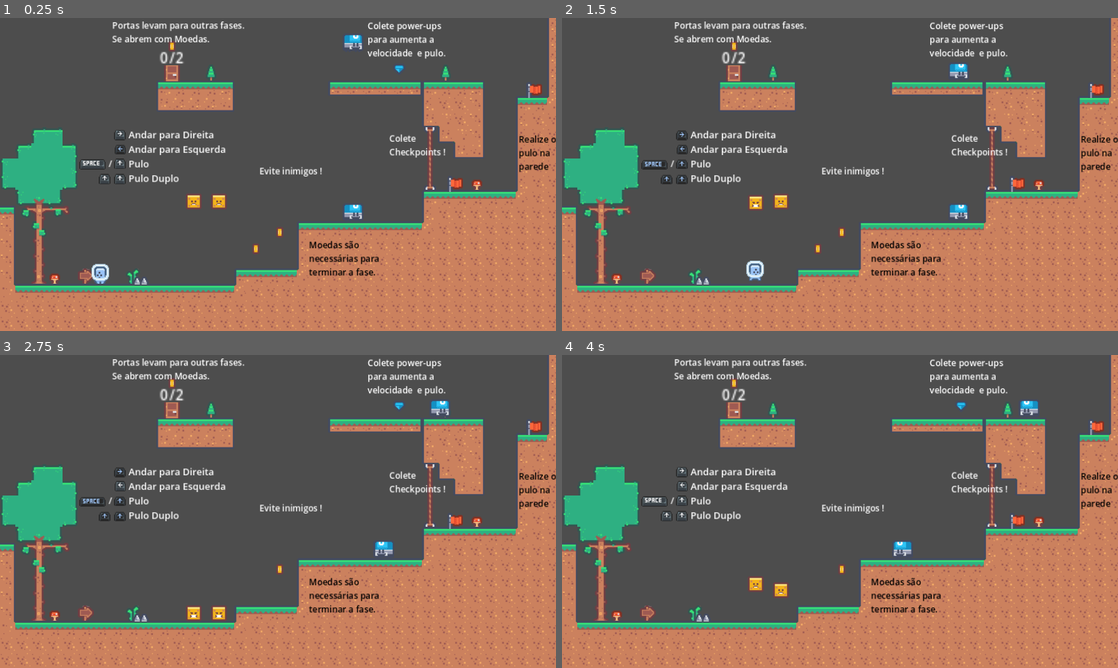
Above: before the commit, frames 1-4 (two rows, left to right).
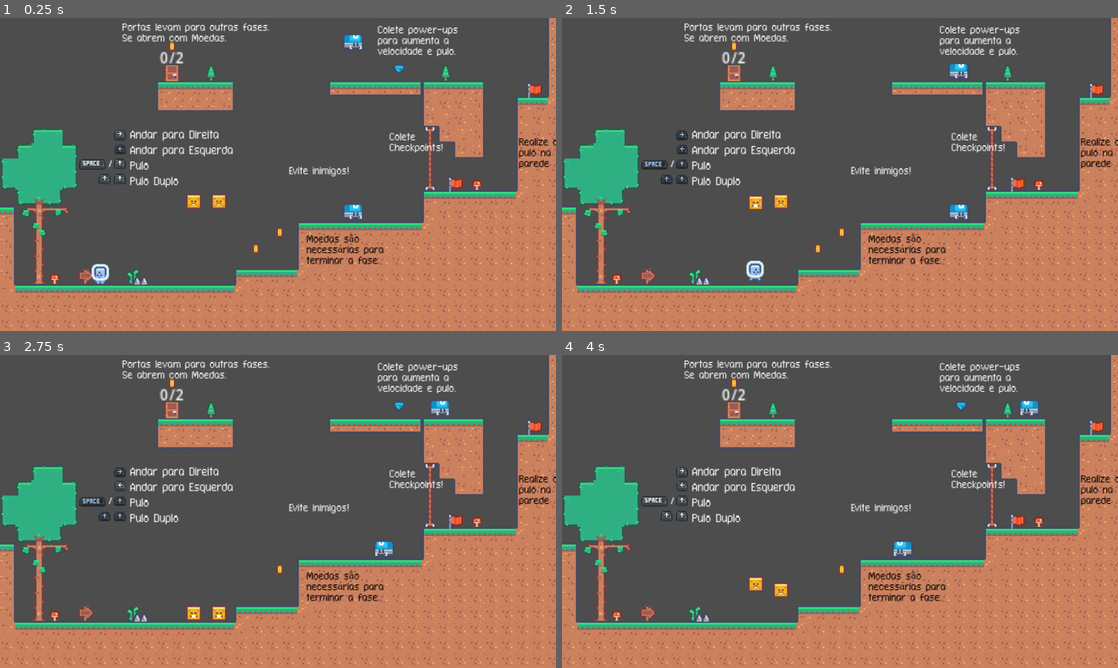
Above: after the commit, the same moments.

Repository: Ranpu123/JumpQuest
Game: Godot game, scene res://Wold0.tscn
The game is run twice, just before and just after one commit, with the same random seed, the same clock (stepped at 60 frames per second) and the same inputs.
Inputs:
- Up to frame 1 (0.25 s): no input
- Up to frame 2 (1.5 s): hold Right (move_right) from 0.53 s (still down); tap Up (move_jump) at 0.77 s
- Up to frame 3 (2.75 s): tap Up (move_jump) at 1.52 s; release Right (move_right) at 2.03 s; hold Left (move_left) from 2.03 s (still down)
- Up to frame 4 (4 s): release Left (move_left) at 2.78 s; hold Right (move_right) from 2.78 s (still down); tap Up (move_jump) at 3.02, 3.77 s

The runs differ from the first frame. In frame 1, 4.2% of the frame differs, in the area x 20-100%, y 1-83%; in frame 2, 4.2%; in frame 3, 4.2%; in frame 4, 4.2%.

Commit message:
Fonts add, and menu
fonts add, menu creation

Diff:
--- /dev/null
+++ b/Assets/Godot-Fontpack/fonts/architect-s-daughter/ArchitectsDaughter32.tres
@@ -0,0 +1,8 @@
+[gd_resource type="DynamicFont" load_steps=2 format=2]
+
+[ext_resource path="res://fonts/architect-s-daughter/ArchitectsDaughter.ttf" type="DynamicFontData" id=1]
+
+[resource]
+
+size = 32
+font_data = ExtResource( 1 )
--- /dev/null
+++ b/Assets/Godot-Fontpack/fonts/cmu-typewriter/Typewriter.tres
@@ -0,0 +1,8 @@
+[gd_resource type="DynamicFont" load_steps=2 format=2]
+
+[ext_resource path="res://fonts/cmu-typewriter/Typewriter/cmuntt.ttf" type="DynamicFontData" id=1]
+
+[resource]
+
+size = 32
+font_data = ExtResource( 1 )
--- /dev/null
+++ b/Assets/Godot-Fontpack/fonts/connection_ii/ConnectionII.tres
@@ -0,0 +1,8 @@
+[gd_resource type="DynamicFont" load_steps=2 format=2]
+
+[ext_resource path="res://fonts/connection_ii/ConnectionII.otf" type="DynamicFontData" id=1]
+
+[resource]
+
+size = 30
+font_data = ExtResource( 1 )
--- /dev/null
+++ b/Assets/Godot-Fontpack/fonts/droid-sans/DroidSans.tres
@@ -0,0 +1,8 @@
+[gd_resource type="DynamicFont" load_steps=2 format=2]
+
+[ext_resource path="res://fonts/droid-sans/DroidSans.ttf" type="DynamicFontData" id=1]
+
+[resource]
+
+size = 32
+font_data = ExtResource( 1 )
--- /dev/null
+++ b/Assets/Godot-Fontpack/fonts/kirifont/Kirifont.tres
@@ -0,0 +1,10 @@
+[gd_resource type="DynamicFont" load_steps=2 format=2]
+
+[ext_resource path="res://fonts/kirifont/KiriFont.otf" type="DynamicFontData" id=1]
+
+[resource]
+
+size = 32
+extra_spacing_top = -5
+extra_spacing_bottom = -20
+font_data = ExtResource( 1 )
--- /dev/null
+++ b/Assets/Godot-Fontpack/fonts/linux-libertine/LinuxLibertine.tres
@@ -0,0 +1,5 @@
+[gd_resource type="DynamicFontData" format=2]
+
+[resource]
+
+font_path = "res://fonts/linux-libertine/LinLibertine_5.3.0_2012_07_02/LinLibertineOTF_5.3.0_2012_07_02/LinLibertine_R.otf"
--- /dev/null
+++ b/Assets/Godot-Fontpack/fonts/montreal/Montreal.tres
@@ -0,0 +1,8 @@
+[gd_resource type="DynamicFont" load_steps=2 format=2]
+
+[ext_resource path="res://fonts/montreal/Montreal-Regular.ttf" type="DynamicFontData" id=1]
+
+[resource]
+
+size = 32
+font_data = ExtResource( 1 )
--- /dev/null
+++ b/Assets/Godot-Fontpack/fonts/poco/Poco.tres
@@ -0,0 +1,11 @@
+[gd_resource type="DynamicFont" load_steps=2 format=2]
+
+[ext_resource path="res://fonts/poco/Poco.ttf" type="DynamicFontData" id=1]
+
+[resource]
+
+size = 40
+use_mipmaps = true
+extra_spacing_top = -18
+extra_spacing_bottom = 2
+font_data = ExtResource( 1 )
--- /dev/null
+++ b/Assets/Godot-Fontpack/fonts/source-code-pro/SourceCodePro.tres
@@ -0,0 +1,8 @@
+[gd_resource type="DynamicFont" load_steps=2 format=2]
+
+[ext_resource path="res://fonts/source-code-pro/source-code-pro-2.010R-ro-1.030R-it/TTF/SourceCodePro-Regular.ttf" type="DynamicFontData" id=1]
+
+[resource]
+
+size = 32
+font_data = ExtResource( 1 )
--- /dev/null
+++ b/Assets/Godot-Fontpack/fonts/xolonium/Xolonium.tres
@@ -0,0 +1,8 @@
+[gd_resource type="DynamicFont" load_steps=2 format=2]
+
+[ext_resource path="res://fonts/xolonium/xolonium-fonts-4.1/ttf/Xolonium-Regular.ttf" type="DynamicFontData" id=1]
+
+[resource]
+
+size = 32
+font_data = ExtResource( 1 )
--- a/Wold0.tscn
+++ b/Wold0.tscn
@@ -14,6 +14,7 @@
 [ext_resource type="AudioStream" uid="uid://dghjurocyari5" path="res://Assets/Sounds/Coin.mp3" id="11_xbnbt"]
 [ext_resource type="PackedScene" uid="uid://c6bltyij8sj70" path="res://Porta.tscn" id="12_en4uj"]
 [ext_resource type="PackedScene" uid="uid://d4kjjs6kyp8kr" path="res://UpBotton.tscn" id="13_qoa0x"]
+[ext_resource type="FontFile" uid="uid://bew0tmtdh2vxt" path="res://Assets/Godot-Fontpack/fonts/connection_ii/ConnectionII.otf" id="14_bag4e"]
 [ext_resource type="PackedScene" uid="uid://cfimhwjug2gwv" path="res://SpaceButton.tscn" id="14_huv23"]
 [ext_resource type="PackedScene" uid="uid://c2e76yidhg4y8" path="res://RightButton.tscn" id="15_ejx22"]
 [ext_resource type="PackedScene" uid="uid://dc4l7fq31h13b" path="res://LeftButton.tscn" id="16_ysbhk"]
@@ -612,25 +613,34 @@
 sources/51 = SubResource("TileSetAtlasSource_7lrt2")
 
 [sub_resource type="LabelSettings" id="LabelSettings_y1jep"]
+font = ExtResource("14_bag4e")
 font_size = 20
 
 [sub_resource type="LabelSettings" id="LabelSettings_a5y3o"]
+font = ExtResource("14_bag4e")
 font_size = 20
 
 [sub_resource type="LabelSettings" id="LabelSettings_qbrl2"]
+font = ExtResource("14_bag4e")
 font_size = 20
 
 [sub_resource type="LabelSettings" id="LabelSettings_ci24k"]
+font = ExtResource("14_bag4e")
 font_size = 20
 font_color = Color(0, 0, 0, 1)
+outline_color = Color(0, 0, 0, 1)
 
 [sub_resource type="LabelSettings" id="LabelSettings_rjco6"]
+font = ExtResource("14_bag4e")
 font_size = 20
 
 [sub_resource type="LabelSettings" id="LabelSettings_p3ke0"]
+line_spacing = 12.0
+font = ExtResource("14_bag4e")
 font_size = 22
 
 [sub_resource type="LabelSettings" id="LabelSettings_t5hdc"]
+font = ExtResource("14_bag4e")
 font_size = 20
 font_color = Color(0, 0, 0, 1)
 
@@ -730,37 +740,37 @@
 volume_db = -10.421
 
 [node name="EnemyText" type="Label" parent="."]
-offset_left = 597.0
-offset_top = 338.0
-offset_right = 756.0
-offset_bottom = 372.0
+offset_left = 665.0
+offset_top = 341.0
+offset_right = 824.0
+offset_bottom = 375.0
 text = "Evite inimigos !"
 label_settings = SubResource("LabelSettings_y1jep")
 
 [node name="PowerUpText" type="Label" parent="."]
-offset_left = 846.0
-offset_top = 4.0
-offset_right = 1083.0
-offset_bottom = 106.0
+offset_left = 869.0
+offset_top = 17.0
+offset_right = 1106.0
+offset_bottom = 119.0
 text = "Colete power-ups
 para aumenta a
 velocidade  e pulo."
 label_settings = SubResource("LabelSettings_a5y3o")
 
 [node name="DoorText" type="Label" parent="."]
-offset_left = 258.0
-offset_top = 3.0
-offset_right = 596.0
-offset_bottom = 71.0
+offset_left = 281.0
+offset_top = 11.0
+offset_right = 620.0
+offset_bottom = 79.0
 text = "Portas levam para outras fases.
 Se abrem com Moedas."
 label_settings = SubResource("LabelSettings_qbrl2")
 
 [node name="CoinText" type="Label" parent="."]
-offset_left = 711.0
-offset_top = 508.0
-offset_right = 891.0
-offset_bottom = 610.0
+offset_left = 705.0
+offset_top = 498.0
+offset_right = 885.0
+offset_bottom = 600.0
 text = "Moedas são
 necessárias para
 terminar a fase."
@@ -776,10 +786,10 @@
 label_settings = SubResource("LabelSettings_rjco6")
 
 [node name="MoveCtrlText" type="Label" parent="."]
-offset_left = 296.0
-offset_top = 253.0
-offset_right = 522.0
-offset_bottom = 389.0
+offset_left = 299.0
+offset_top = 257.0
+offset_right = 534.0
+offset_bottom = 397.0
 text = "Andar para Direita
 Andar para Esquerda
 Pulo
@@ -788,9 +798,9 @@
 
 [node name="DoubleJumpText" type="Label" parent="."]
 offset_left = 1194.0
-offset_top = 265.0
-offset_right = 1288.0
-offset_bottom = 389.0
+offset_top = 275.0
+offset_right = 1284.0
+offset_bottom = 349.0
 text = "Realize o
 pulo na
 parede"
--- /dev/null
+++ b/menu.tscn
@@ -0,0 +1,51 @@
+[gd_scene load_steps=4 format=3 uid="uid://b85dpdlaaipad"]
+
+[ext_resource type="FontFile" uid="uid://db4ekdqy8c0y6" path="res://Assets/Godot-Fontpack/fonts/kirifont/KiriFont.ttf" id="1_j4rys"]
+
+[sub_resource type="LabelSettings" id="LabelSettings_c1dww"]
+font = ExtResource("1_j4rys")
+font_size = 64
+
+[sub_resource type="LabelSettings" id="LabelSettings_0ol1u"]
+font = ExtResource("1_j4rys")
+font_size = 36
+
+[node name="Menu" type="Node2D"]
+
+[node name="Camera2D" type="Camera2D" parent="."]
+position = Vector2(639, 362)
+
+[node name="Jump Quest" type="Label" parent="Camera2D"]
+offset_left = -247.0
+offset_top = -290.0
+offset_right = 253.0
+offset_bottom = -176.0
+size_flags_horizontal = 4
+size_flags_vertical = 1
+text = "Jump Quest"
+label_settings = SubResource("LabelSettings_c1dww")
+
+[node name="Control" type="Control" parent="Camera2D"]
+layout_mode = 3
+anchors_preset = 15
+anchor_right = 1.0
+anchor_bottom = 1.0
+grow_horizontal = 2
+grow_vertical = 2
+
+[node name="StartButton" type="Button" parent="Camera2D"]
+offset_left = -95.0
+offset_top = 46.0
+offset_right = 97.0
+offset_bottom = 109.0
+size_flags_vertical = 4
+text = "              "
+
+[node name="StartLabel" type="Label" parent="Camera2D/StartButton"]
+layout_mode = 0
+offset_right = 192.0
+offset_bottom = 64.0
+text = "Start"
+label_settings = SubResource("LabelSettings_0ol1u")
+horizontal_alignment = 1
+vertical_alignment = 1
Not shown, added: Assets/Godot-Fontpack/fonts/architect-s-daughter/Architects Daughter SIL OFL Font License.txt
Binary file added: Assets/Godot-Fontpack/fonts/architect-s-daughter/ArchitectsDaughter.ttf
Not shown, added: Assets/Godot-Fontpack/fonts/architect-s-daughter/ArchitectsDaughter.ttf.import
Not shown, added: Assets/Godot-Fontpack/fonts/cmu-typewriter/Typewriter/OFL-FAQ.txt
Not shown, added: Assets/Godot-Fontpack/fonts/cmu-typewriter/Typewriter/OFL.txt
Not shown, added: Assets/Godot-Fontpack/fonts/cmu-typewriter/Typewriter/README.txt
Binary file added: Assets/Godot-Fontpack/fonts/cmu-typewriter/Typewriter/cmunit.ttf
Not shown, added: Assets/Godot-Fontpack/fonts/cmu-typewriter/Typewriter/cmunit.ttf.import
Binary file added: Assets/Godot-Fontpack/fonts/cmu-typewriter/Typewriter/cmuntb.ttf
Not shown, added: Assets/Godot-Fontpack/fonts/cmu-typewriter/Typewriter/cmuntb.ttf.import
Binary file added: Assets/Godot-Fontpack/fonts/cmu-typewriter/Typewriter/cmuntt.ttf
Not shown, added: Assets/Godot-Fontpack/fonts/cmu-typewriter/Typewriter/cmuntt.ttf.import
(and 100 more such lines)
